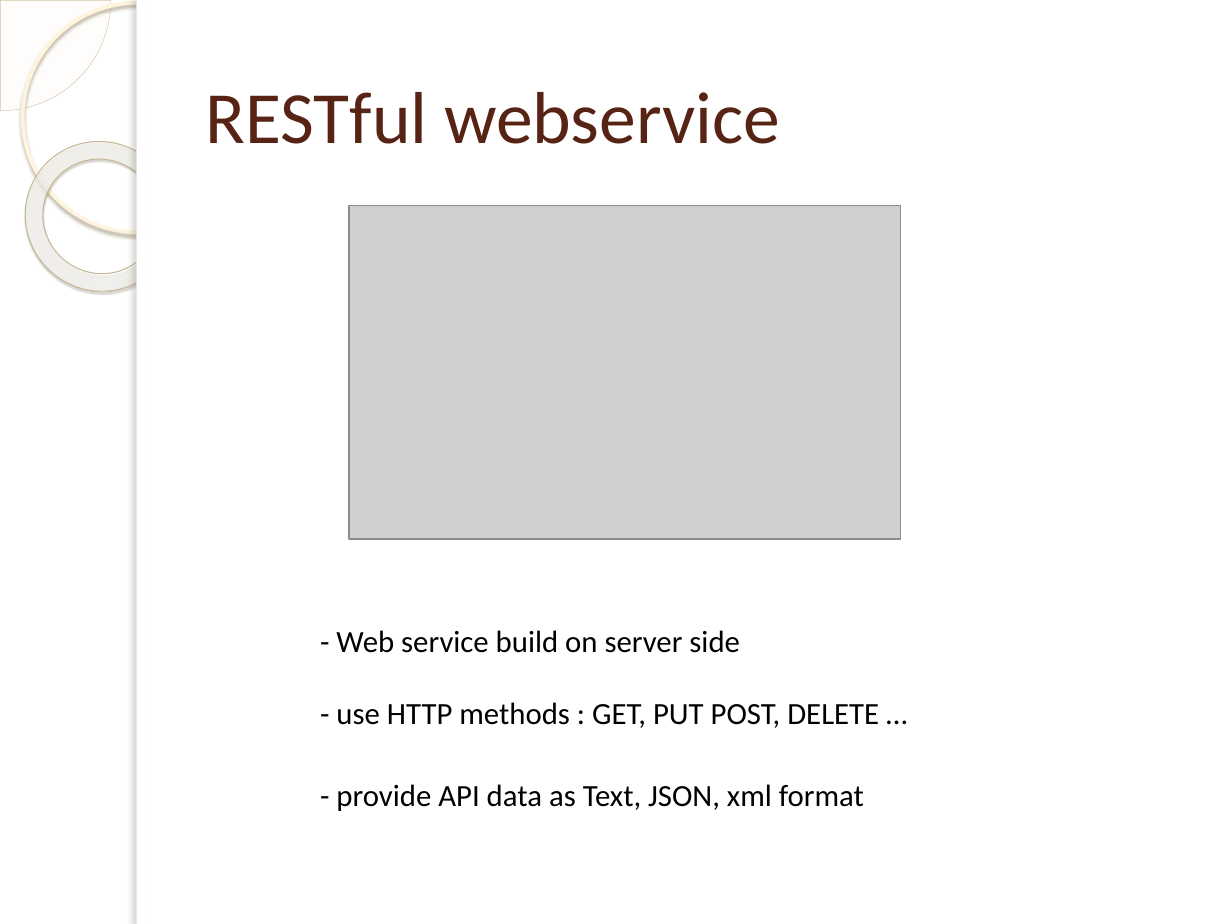
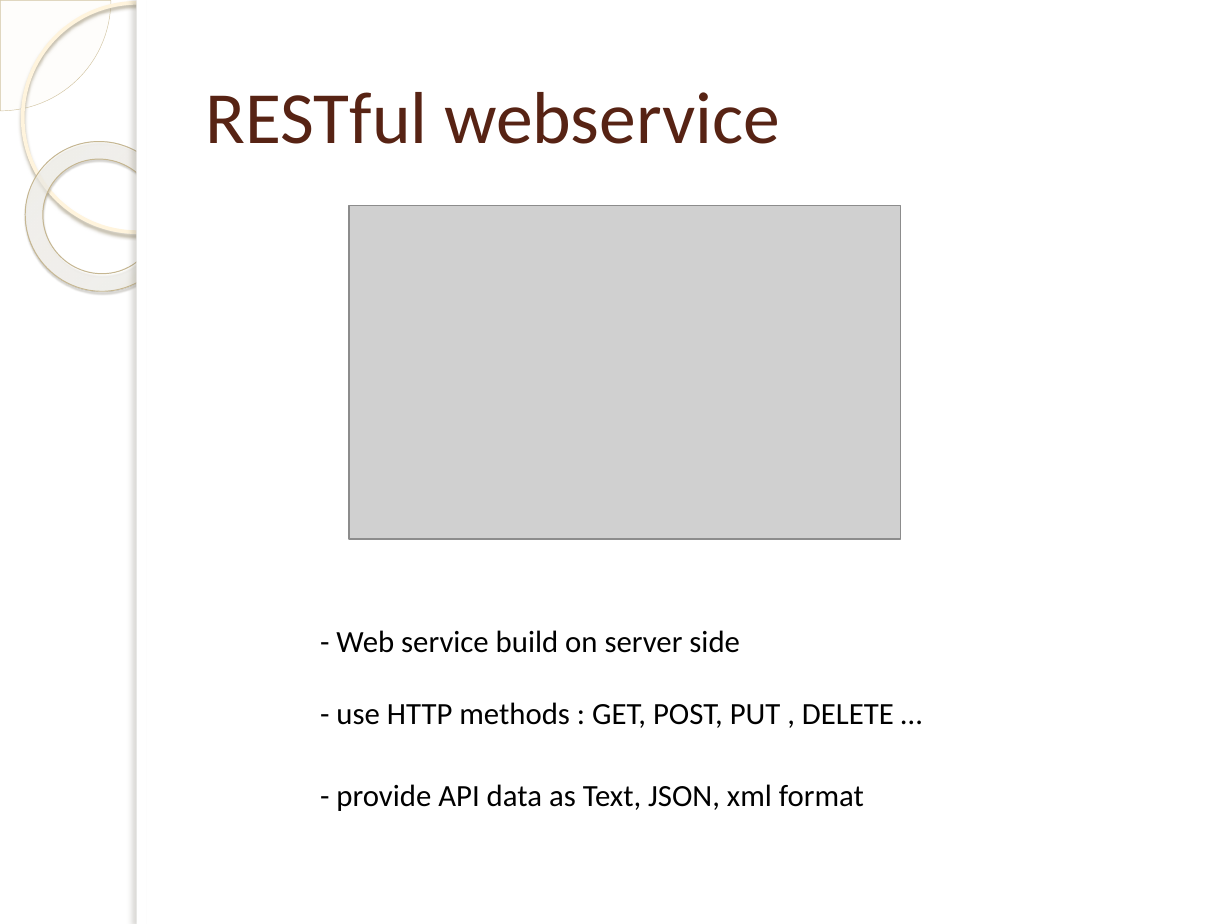
Before and after one commit to dohungcuongdev/thesis-documentation, a slide deck: slide 11 of Thesis-review.pptx. Drawn at 1232x924 pixels with LibreOffice and Linux fonts; fonts in the diff are those of the drawing; grey boxes stand for pictures; background and template pictures are left out. Boxes give left, top, right and bottom in pixels: in the first picture for what was removed or moved away, otherwise in the second. Text is boxed around its words. In the diff, an @@ line names an element or a change of style, - is before the commit and + after.

```diff
--- a/Thesis-review.pptx
+++ b/Thesis-review.pptx
@@ text at (336, 702, 894, 728): text changed @@
-- use HTTP methods : GET, PUT POST, DELETE …
+- use HTTP methods : GET, POST, PUT , DELETE …
```
Also in this commit, not shown: 6 other slides changed.
